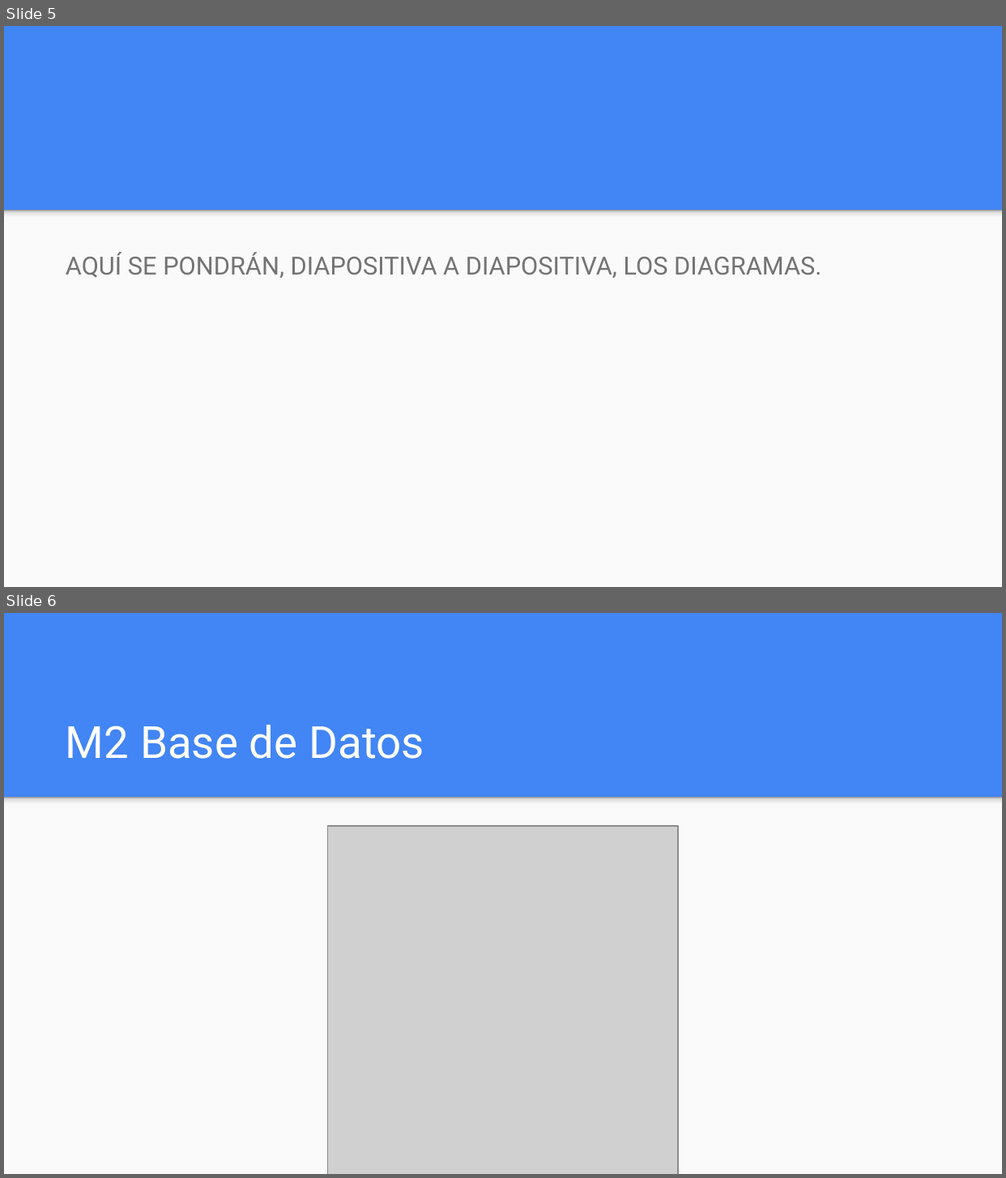
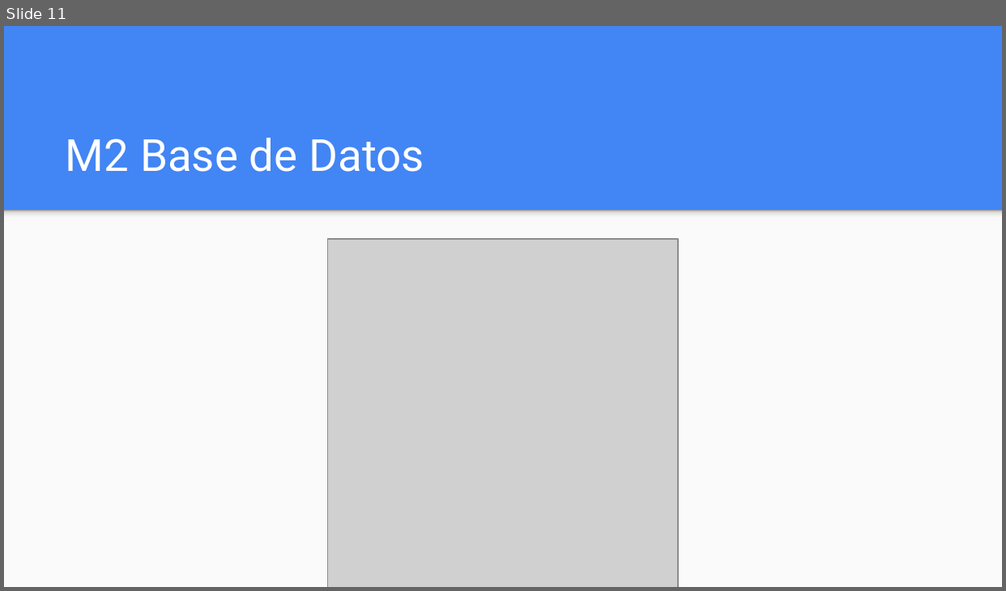
Before and after one commit to JGomezSimon/ProyectoBattle, a slide deck: m1/Presentación Proyecto.pptx. Shown one above the other, each under a label of ours: slides 5 and 6 before the commit, slide 11 after it. The pictures are 1006x1178 and 1006x591 pixels, drawn with LibreOffice and Linux fonts; fonts in the diff are those of the drawing; grey boxes stand for pictures. Boxes give left, top, right and bottom in pixels: in the first picture for what was removed or moved away, otherwise in the second. Text is boxed around its words. In the diff, an @@ line names an element or a change of style, - is before the commit and + after.

```diff
--- a/m1/Presentación Proyecto.pptx
+++ b/m1/Presentación Proyecto.pptx
@@ slide 5 removed at [4, 26, 1002, 587], background #4285F4; not listed: 2 template elements that a slide beside it also shows @@
@@ text removed at [66, 252, 821, 278] @@
-AQUÍ SE PONDRÁN, DIAPOSITIVA A DIAPOSITIVA, LOS DIAGRAMAS.
@@ what was slide 6 is now slide 11 @@
```
Also in this commit, not shown: 1 slide changed, 11 slides added, 3 other slides removed.
